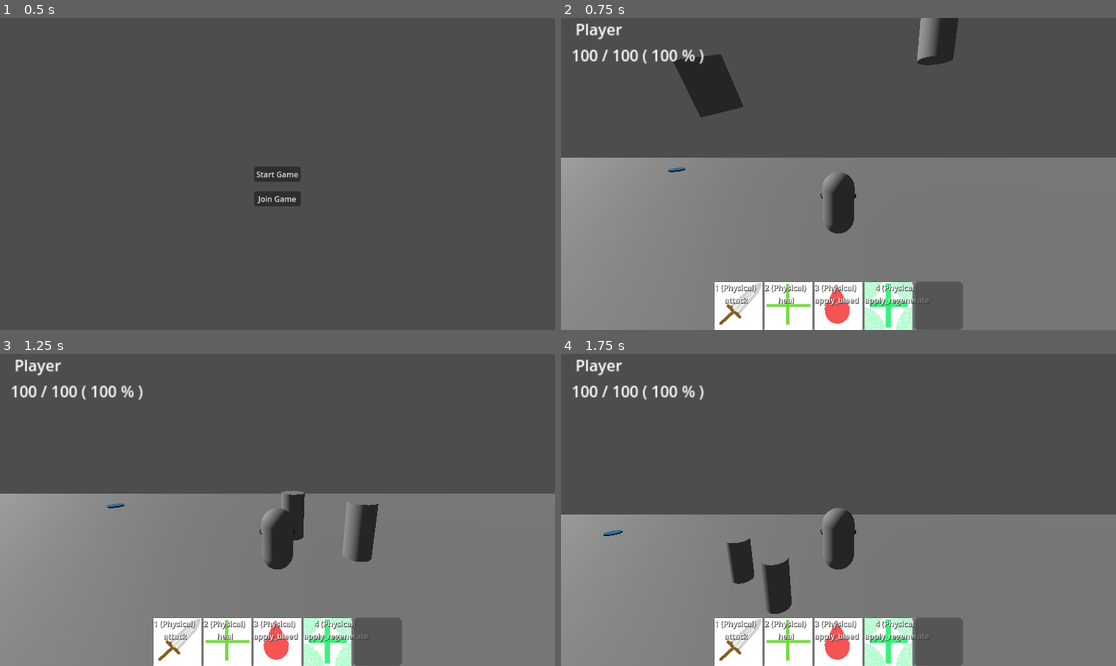
Above: before the commit, frames 1-4 (two rows, left to right).
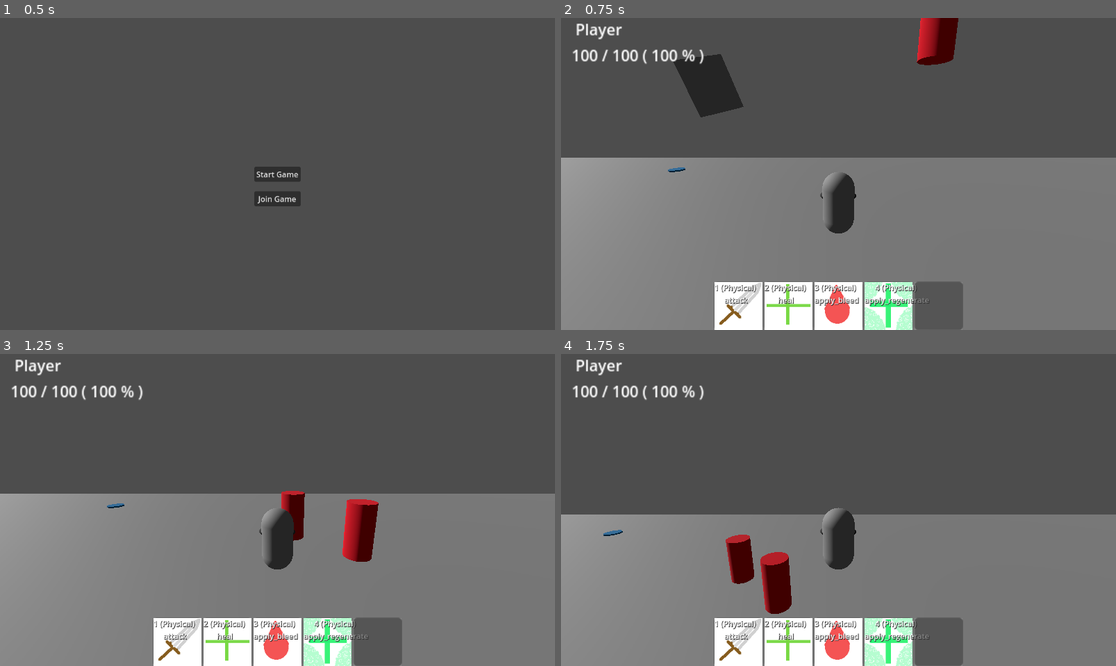
Above: after the commit, the same moments.

Repository: Uraxii/project-corridor
Game: Godot game, scene res://data/menus/main_menu.tscn
Two runs of this game, one before a commit and one after it. Both use one fixed random seed, a clock stepped at 60 frames per second and the inputs below.
Inputs (mouse positions are in pixels of both pictures, inside the frame that each line leads up to):
- Up to frame 1 (0.5 s): no input
- Up to frame 2 (0.75 s): click "Start Game" at 0.5 s
- Up to frame 3 (1.25 s): no input
- Up to frame 4 (1.75 s): move the mouse to (960, 494) at 1.27 s; hold D (move_right) from 1.28 s (still down); hold Right mouse button (camera_look_enabled) from 1.28 s (still down); tap Space (jump) at 1.52 s

Frame 1 is identical in both runs. In frame 2, 1.0% of the frame differs, in the area x 64-72%, y 0-16%; in frame 3, 1.5%; in frame 4, 1.6%, in the area x 29-42%, y 57-84%.

Commit message:
changed material

Diff:
--- a/data/entities/target_dummy/target_dummy.tscn
+++ b/data/entities/target_dummy/target_dummy.tscn
@@ -6,7 +6,11 @@
 [ext_resource type="PackedScene" uid="uid://b6pdubcmdvlua" path="res://data/entities/components/health/health.tscn" id="4_ika71"]
 [ext_resource type="PackedScene" uid="uid://3ggg5e0jg00u" path="res://data/entities/components/death/death.tscn" id="5_8y62q"]
 
+[sub_resource type="StandardMaterial3D" id="StandardMaterial3D_3fgkg"]
+albedo_color = Color(0.846955, 0, 0.116489, 1)
+
 [sub_resource type="CylinderMesh" id="CylinderMesh_cdmvn"]
+material = SubResource("StandardMaterial3D_3fgkg")
 
 [sub_resource type="CylinderShape3D" id="CylinderShape3D_mymiv"]
 
Not shown: 1 places in data/entities/target_dummy/target_dummy.tscn that only renumber resources
